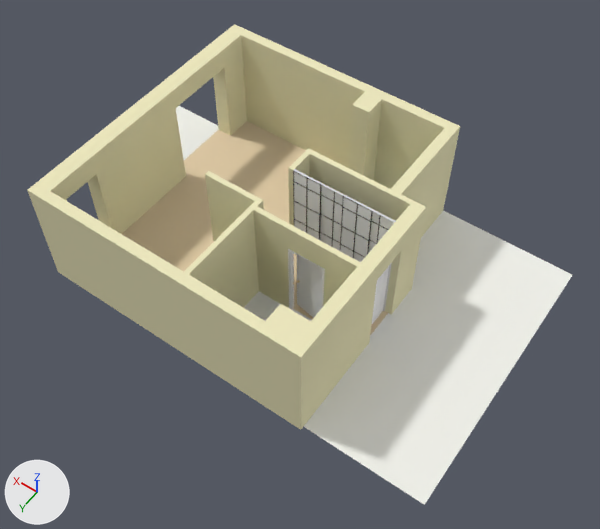
The Blender file mieszkanie.blend as it was, and as the next commit left it.
Camera for both pictures: a camera (50 mm lens) standing at (-8.72, 9.71, 15.18) and looking at (-2.06, 0.38, 0.53). The axes (+X, +Y, +Z) are drawn at lower left. The lights are the same throughout.

Before the edit, the objects in view are built like this:
```python
ob_door_frame_proxy = bpy.data.objects.new('Door frame_proxy', me_door_frame)
ob_door_frame_proxy.location = (-2.8, 1.15, 1.03)
ob_door_frame_proxy.scale = (-0.155, 0.124, 0.155)
ob_exterior_door_2_proxy = bpy.data.objects.new('Exterior door 2_proxy', me_exterior_door_2)
ob_exterior_door_2_proxy.location = (-4.03, 0.04, 1.11)
ob_exterior_door_2_proxy.rotation_euler = (0.0, 0.0, -1.571)  # degrees (0, 0, -90)
ob_exterior_door_2_proxy.scale = (0.144, 0.16, 0.155)
ob_interior_door_proxy = bpy.data.objects.new('Interior door_proxy', me_interior_door)
ob_interior_door_proxy.location = (-3.18, 1.1, 1.08)
ob_interior_door_proxy.rotation_euler = (0.0, 0.0, -0.175)  # degrees (0, 0, -10)
ob_interior_door_proxy.scale = (-0.155, 0.155, 0.155)
ob_podloga_balkon = bpy.data.objects.new('Podloga_balkon', me_plane_008)
ob_podloga_balkon.location = (3.57, -1.5, 0.0)
ob_sciany = bpy.data.objects.new('Sciany', me_plane)
ob_sciany.location = (-1.0, 1.0, 0.0)
ob_sufit = bpy.data.objects.new('Sufit', me_plane_010)
ob_sufit.location = (-2.55, -0.17, 2.8)
# also in view: 'Podloga_salon' at (0.56, -1.12, 0.0); 'BezierCurve.003' at (-2.53, -0.17, 1.37); 'Podloga_lazienka.001' at (-5.38, 0.01, 0.0); 'BezierCurve.002' at (-1.86, -0.15, 1.38); 'BezierCurve.005' at (-3.1, -0.15, 1.37)
```
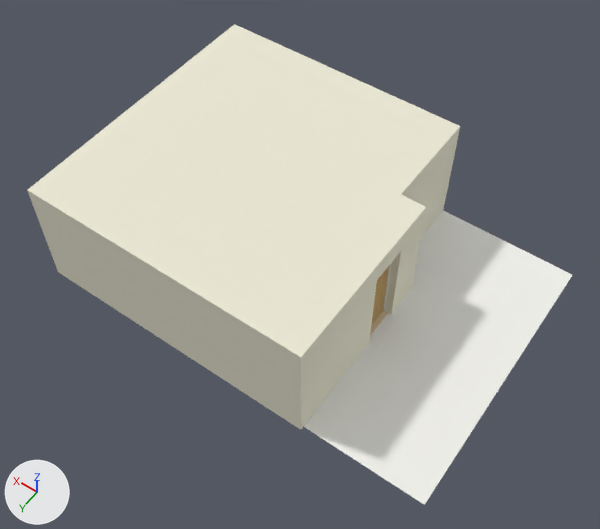
What differs and where, as boxes [x1, y1, x2, y2] in the pictures (600 x 529 px):
'Sciany', recoloured (beige to white)
    both: [27, 24, 460, 430]
'Sufit', shown
    after: [28, 24, 460, 357]
'Interior door_proxy', recoloured
    both: [297, 255, 322, 318]
'Exterior door 2_proxy', recoloured (white to brown)
    both: [372, 266, 389, 324]
'Door frame_proxy', recoloured
    both: [288, 249, 325, 310]
'Podloga_salon', unchanged, covered by the edit
    before: [145, 121, 306, 249]
'Podloga_sypialnia', unchanged, covered by the edit
    before: [122, 213, 206, 272]
'BezierCurve.005', unchanged, covered by the edit
    before: [340, 196, 373, 262]
'BezierCurve.002', unchanged, covered by the edit
    before: [293, 171, 321, 240]

What changed in the scene script:
```text
Change mat_wall:
    mat_wall.base_color: (0.859, 0.814, 0.525) -> (0.841, 0.822, 0.673)  # beige #eee9c0 -> white #ecead6
Change mat_paint_gloss_white:
    mat_paint_gloss_white.base_color: (1.0, 1.0, 1.0) -> (0.549, 0.374, 0.161)  # white #ffffff -> brown #c4a570
Change ob_sufit:
    remove ob_sufit.hide_viewport = True
```
